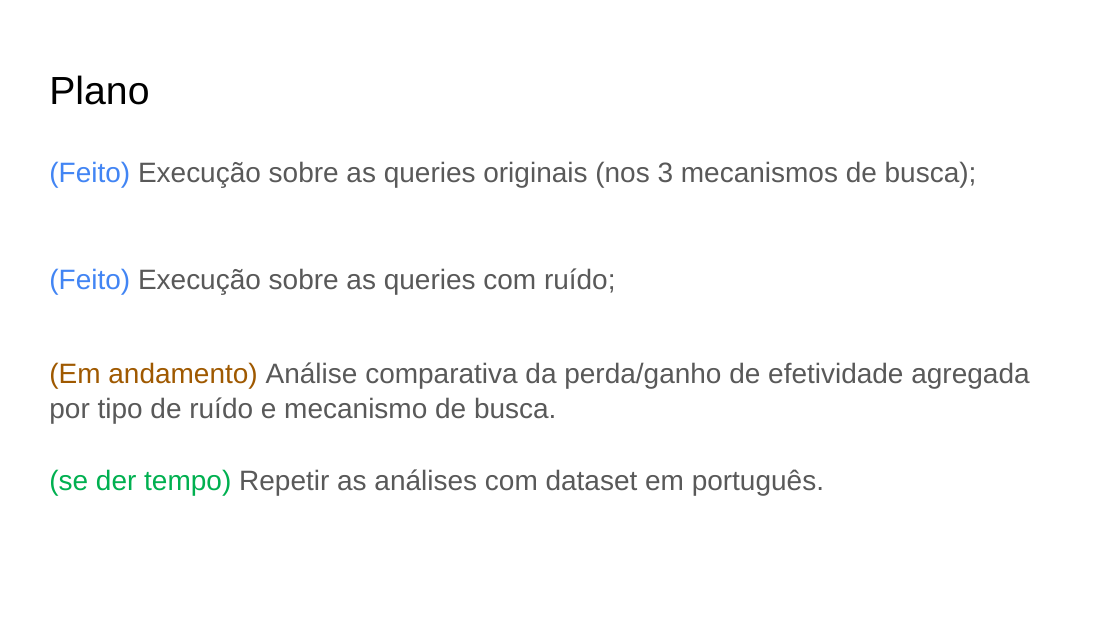
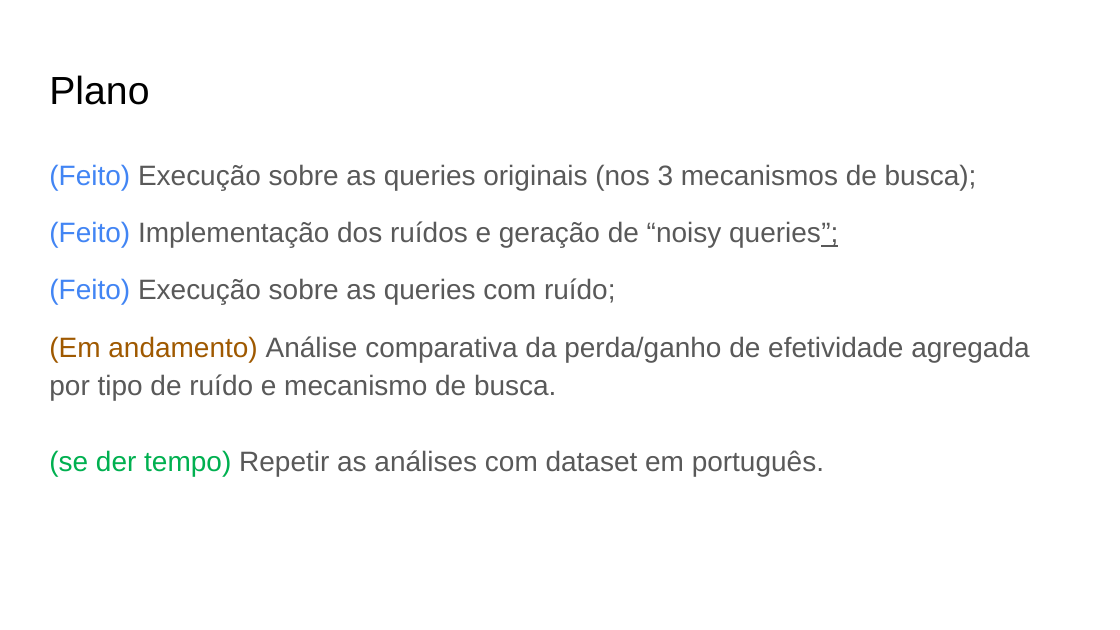
Before and after one commit to leonardo3108/robustez-query, a slide deck: slide 3 of docs/presentations/Apresentação 3 - 20211124.pptx. Drawn at 1120x630 pixels with LibreOffice and Linux fonts; fonts in the diff are those of the drawing. Boxes give left, top, right and bottom in pixels: in the first picture for what was removed or moved away, otherwise in the second. Text is boxed around its words. In the diff, an @@ line names an element or a change of style, - is before the commit and + after.

Commit message:
3a presentation - adjusted

```diff
--- a/docs/presentations/Apresentação 3 - 20211124.pptx
+++ b/docs/presentations/Apresentação 3 - 20211124.pptx
@@ text at [49,164,1029,476]: line spacing 1.05 to 1.15 @@
@@ text at [49,221,838,247]: paragraph added @@
+(Feito) Implementação dos ruídos e geração de “noisy queries”;
```
